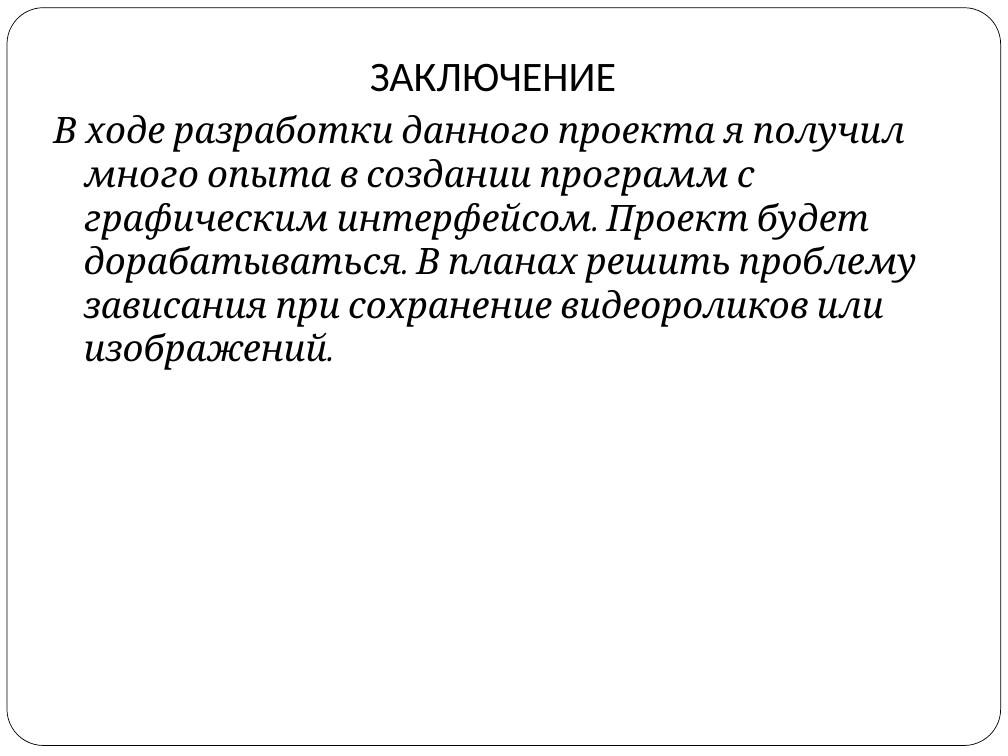
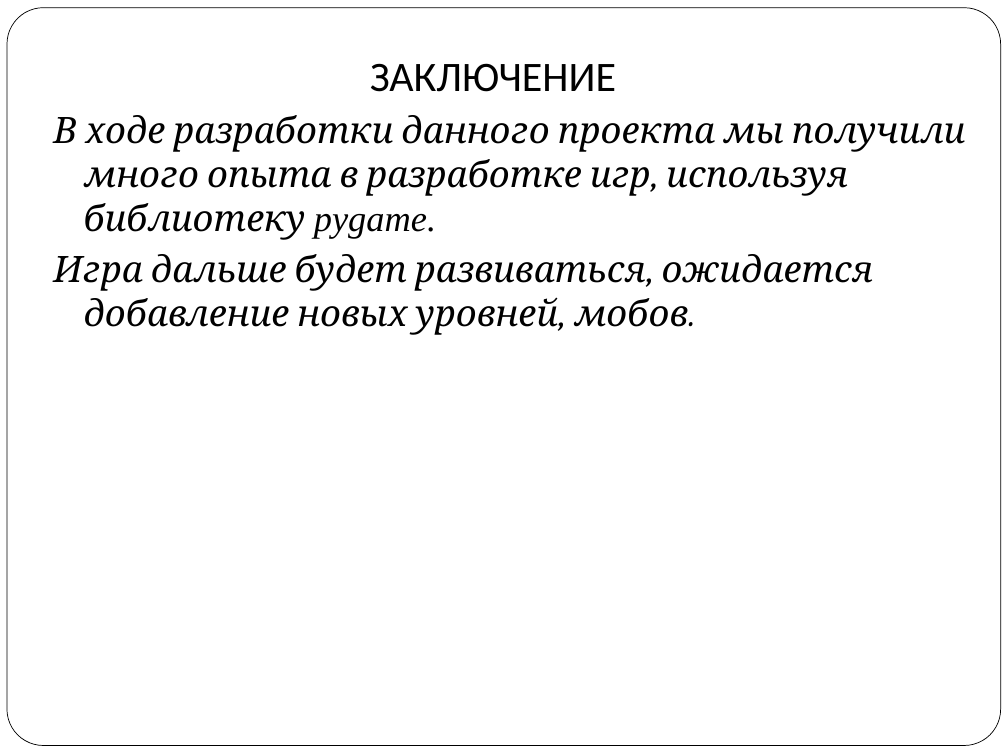
Before and after one commit to vitaly06/SuperMario, a slide deck: slide 12 of piton.ppt (slide 16 before the commit). Drawn at 1008x756 pixels with LibreOffice and Linux fonts; fonts in the diff are those of the drawing. Boxes give left, top, right and bottom in pixels: in the first picture for what was removed or moved away, otherwise in the second. Text is boxed around its words. In the diff, an @@ line names an element or a change of style, - is before the commit and + after.

```diff
--- a/piton.ppt
+++ b/piton.ppt
@@ text at <box>53,115,966,335</box>: text changed @@
-В ходе разработки данного проекта я получил много опыта в создании программ с графическим интерфейсом. Проект будет дорабатываться. В планах решить проблему зависания при сохранение видеороликов или изображений.
+В ходе разработки данного проекта мы получили много опыта в разработке игр, используя библиотеку pygame.
+Игра дальше будет развиваться, ожидается добавление новых уровней, мобов.
```
Also in this commit, not shown: 1 other slide changed, 4 slides added, 8 slides removed, 9 other files.
